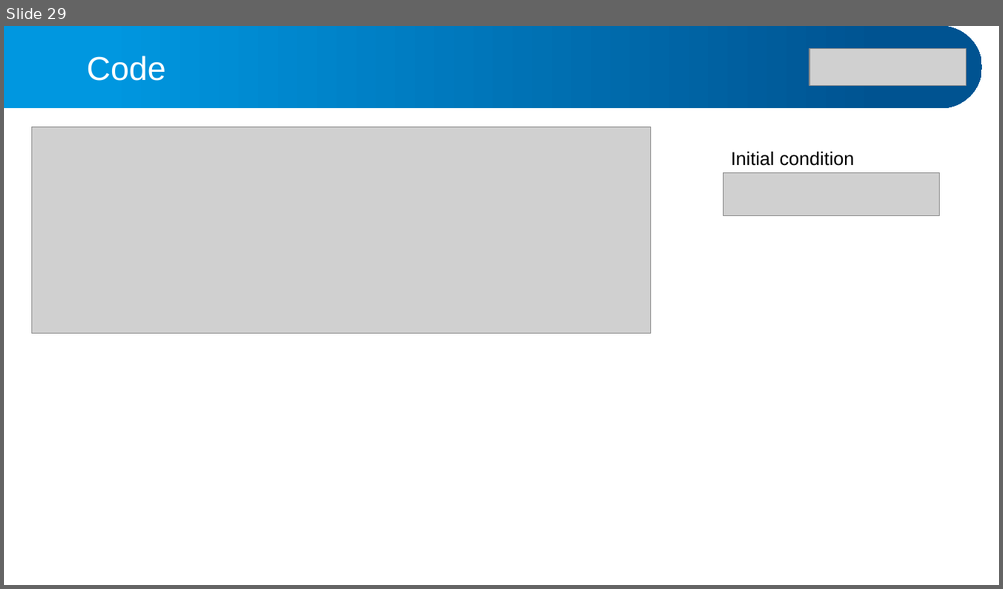
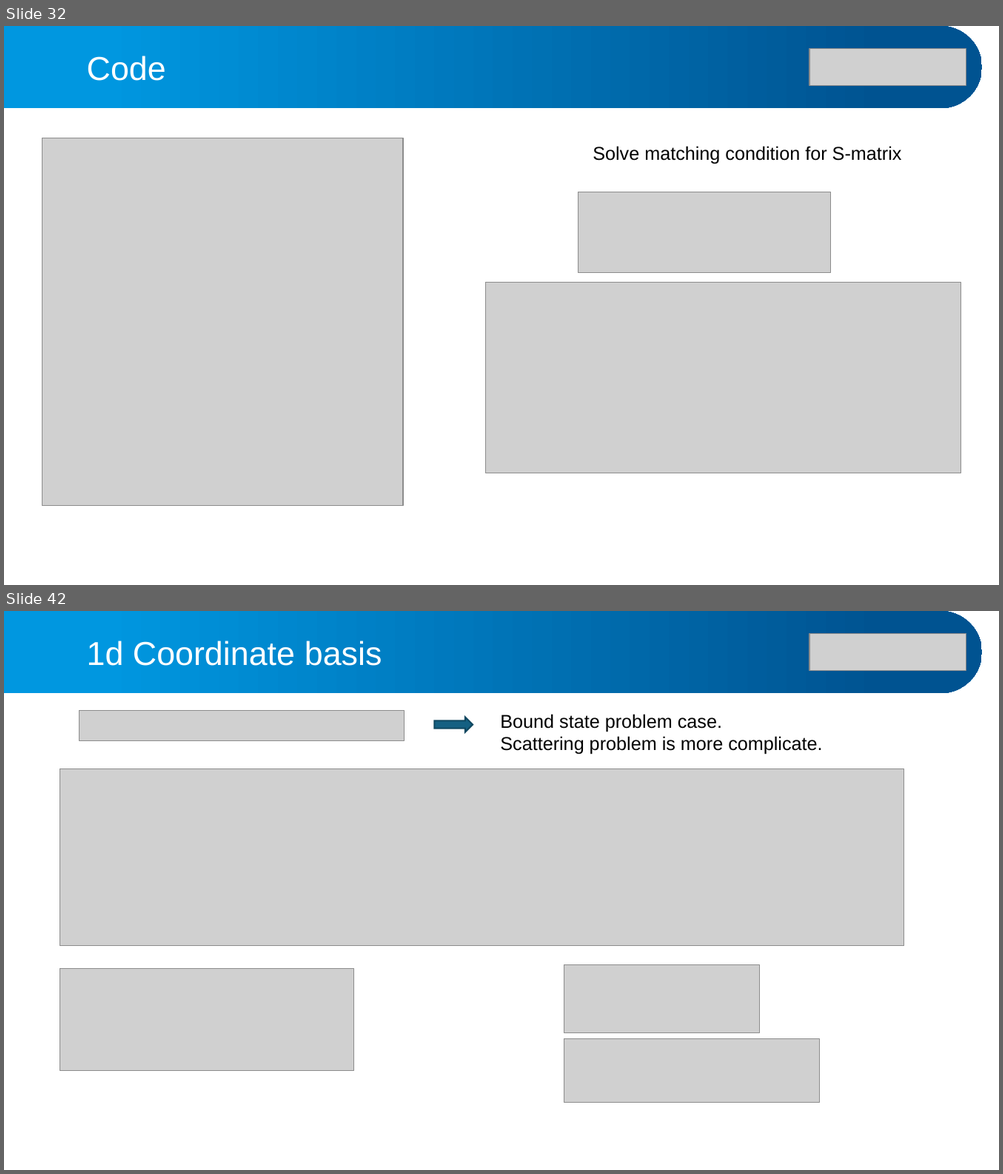
Before and after one commit to alphacentaury-github/NPSS2020, a slide deck: 20260331_연세대_수치양자역학강의.pptx. Shown one above the other, each under a label of ours: slide 29 before the commit, slides 32 and 42 after it; the slides between them are not shown. The pictures are 1003x589 and 1003x1174 pixels, drawn with LibreOffice and Linux fonts; fonts in the diff are those of the drawing; grey boxes stand for pictures. Boxes give left, top, right and bottom in pixels: in the first picture for what was removed or moved away, otherwise in the second. Text is boxed around its words. In the diff, an @@ line names an element or a change of style, - is before the commit and + after.

```diff
--- a/20260331_연세대_수치양자역학강의.pptx
+++ b/20260331_연세대_수치양자역학강의.pptx
@@ slide 42 added at bbox=[4, 611, 999, 1170], background #FFFFFF @@
@@ freeform shape added at bbox=[4, 611, 982, 693], fill gradient #0097E0 to #005391 @@
@@ text added at bbox=[87, 641, 382, 666], 32 pt, text #FFFFFF @@
+1d Coordinate basis
@@ picture added at bbox=[809, 633, 966, 671] @@
@@ picture added at bbox=[79, 710, 404, 741] @@
@@ right arrow added at bbox=[435, 717, 472, 732], fill #156082, outline #104760 1.5 pt @@
@@ text added at bbox=[500, 714, 822, 754], 18 pt, text #000000 @@
+Bound state problem case.
+Scattering problem is more complicate.
@@ picture added at bbox=[60, 769, 905, 946] @@
@@ picture added at bbox=[564, 965, 759, 1034] @@
@@ picture added at bbox=[60, 969, 354, 1071] @@
@@ picture added at bbox=[564, 1039, 819, 1102] @@
@@ what was slide 29 is now slide 32 @@
@@ slide 32 changed as well @@
@@ picture removed at bbox=[32, 127, 651, 333] @@
@@ picture added at bbox=[42, 138, 403, 506] @@
@@ text at bbox=[592, 146, 902, 164]: text changed @@
-Initial condition
+Solve matching condition for S-matrix
@@ picture removed at bbox=[723, 173, 939, 215] @@
@@ picture added at bbox=[578, 192, 831, 273] @@
@@ picture added at bbox=[485, 283, 962, 473] @@
```
Also in this commit, not shown: 5 other slides changed, 24 other slides added, 2 slides removed, 2 other files.
